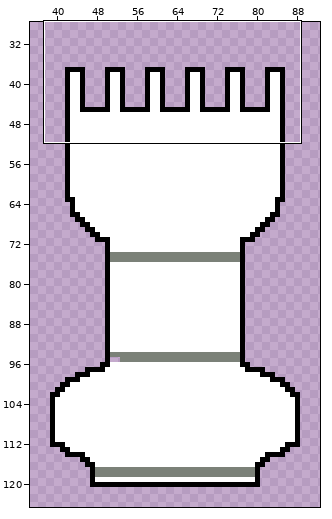
Pixel-art file, stored at aseprite/Rook_White.aseprite. Above: a wide view before the commit, with the close-up outlined.
Close-up. Old version:
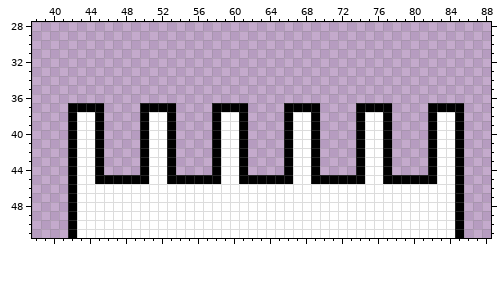
128x128 pixels, 1 frame. Shown: x 38..88, y 28..51. The wide view leaves out empty margins.
Once edited:
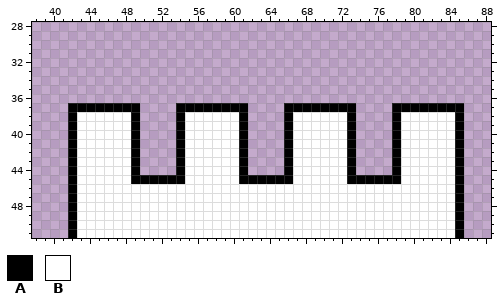
Palette (. is transparent): A #000000  B #ffffff
Diff:
layer "Layer" added
layer "Left" removed
layer "Right" removed
y 37: x 46..57 ....AAAA.... -> AAAA....AAAA; x 70..81 ....AAAA.... -> AAAA....AAAA
y 38..44: x 45..58 A....ABBA....A -> BBBBA....ABBBB; x 69..82 A....ABBA....A -> BBBBA....ABBBB
y 45: x 45..48 AAAA -> BBBB; x 51..52 BB -> AA; x 55..58 AAAA -> BBBB; x 69..72 AAAA -> BBBB; x 75..76 BB -> AA; x 79..82 AAAA -> BBBB
Where, in picture pixels (left, top, right, bottom), the same in both close-ups:
changed: (95, 103, 221, 184)
changed: (311, 103, 437, 184)
